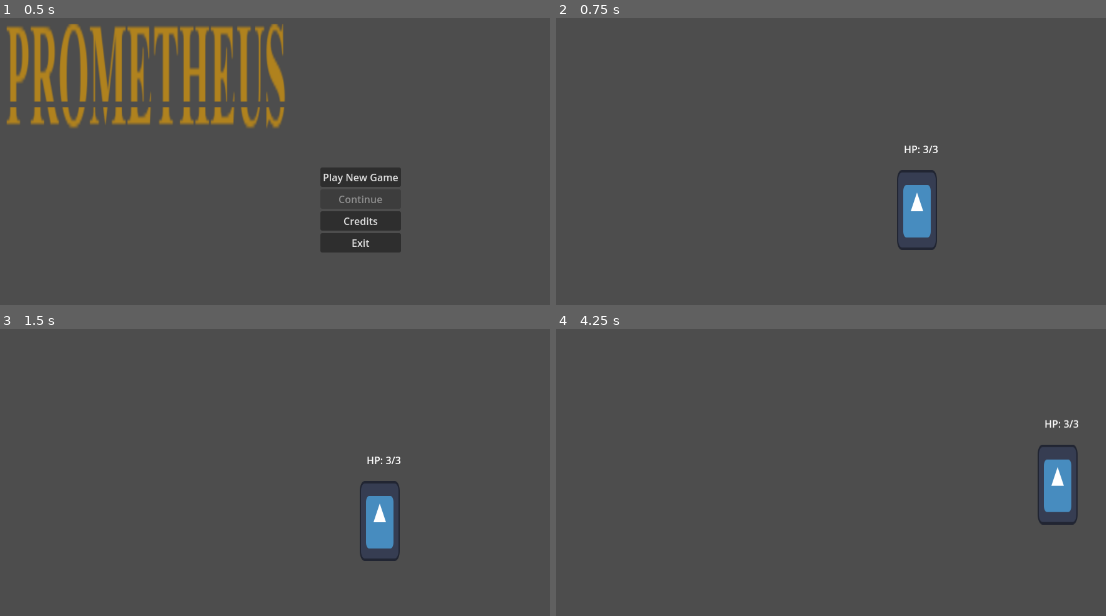
Above: before the commit, frames 1-4 (two rows, left to right).
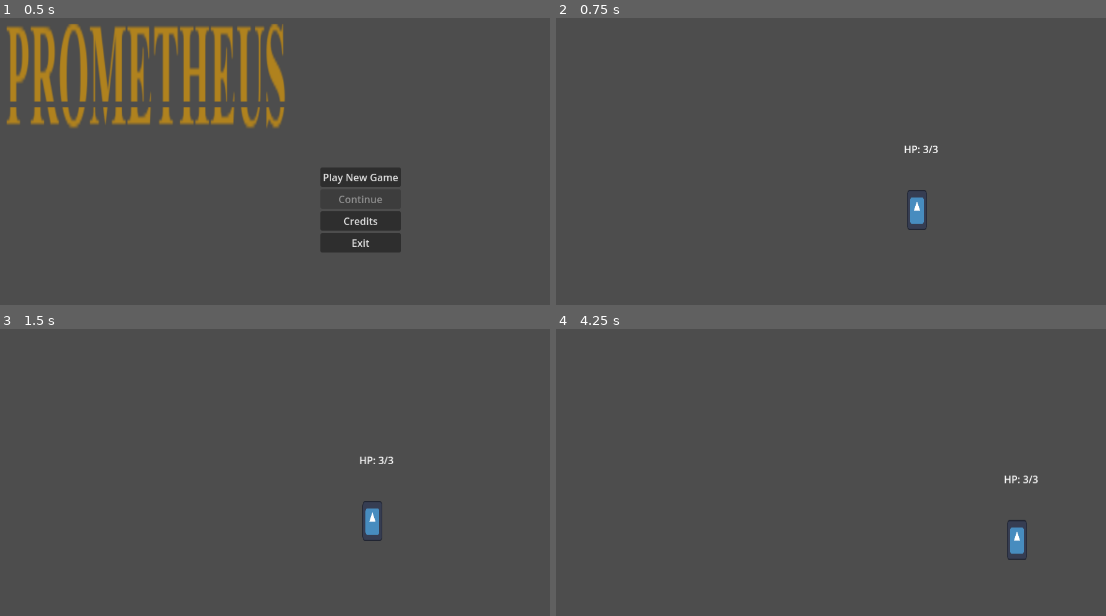
Above: after the commit, the same moments.

Repository: BurntToaster-Pirate15/Project-Prometheus
Game: Godot game, scene res://scenes/main_menu.tscn
The game is run twice, just before and just after one commit, with the same random seed, the same clock (stepped at 60 frames per second) and the same inputs. The engine's default icon, where the game draws it, is replaced by a stand-in: a white triangle on a blue panel in a dark square.
Inputs:
- Up to frame 1 (0.5 s): no input
- Up to frame 2 (0.75 s): click "Play New Game" at 0.5 s
- Up to frame 3 (1.5 s): tap Enter at 1.25 s; hold D (right) from 1.28 s (still down); hold Shift (Dash) from 1.28 s (still down)
- Up to frame 4 (4.25 s): release D (right) at 2.03 s; release Shift (Dash) at 2.03 s; hold S (down) 2.03-2.78 s; tap Shift (Dash) at 2.1, 3.6 s; hold D (right) 2.78-3.53 s; hold Shift (Dash) 2.78-3.53 s; hold W (up) from 3.53 s (still down)

Frame 1 is identical in both runs. In frame 2, 1.1% of the frame differs, in the area x 62-70%, y 52-81%; in frame 3, 1.2%; in frame 4, 1.8%, in the area x 81-95%, y 31-81%.

Commit message:
Change player size to 32x64

Diff:
--- a/scenes/player.tscn
+++ b/scenes/player.tscn
@@ -4,18 +4,18 @@
 [ext_resource type="Texture2D" uid="uid://ni55bqdno2no" path="res://icon.svg" id="1_dijg3"]
 
 [sub_resource type="RectangleShape2D" id="RectangleShape2D_71oxu"]
-size = Vector2(128, 127)
+size = Vector2(32, 64)
 
 [node name="Player" type="CharacterBody2D"]
 script = ExtResource("1_ashhq")
+movement_type = 1
 
 [node name="CollisionShape2D" type="CollisionShape2D" parent="."]
 position = Vector2(0, -0.5)
-scale = Vector2(0.5, 1)
 shape = SubResource("RectangleShape2D_71oxu")
 
 [node name="Sprite2D" type="Sprite2D" parent="."]
-scale = Vector2(0.5, 1)
+scale = Vector2(0.25, 0.5)
 texture = ExtResource("1_dijg3")
 
 [node name="DebugLabel_HP" type="Label" parent="."]
